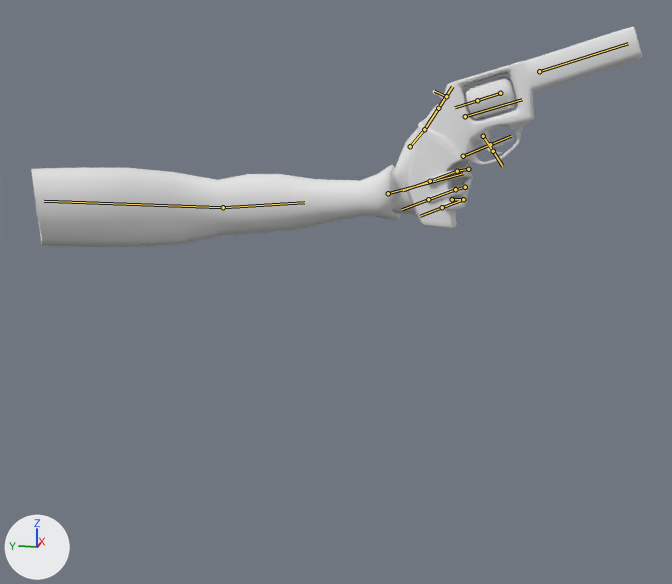
The FBX model MeshSplitExperiments/Assets/Rigs/Revolver/Revolver.fbx: old version first, new version second.
The view is the same before and after, from a 50 mm camera at (-3.03, -1.16, 0.44) aimed at (-0.12, -0.58, -0.29). Every picture has the same lights, and +X, +Y and +Z are marked at lower left. The picture after the commit comes second. Both versions are drawn at frame 34 of the action 'GunArm|RevolverArm_Idle1'; the numbers are the values there. The bones that change, and the others that lie on the model, are drawn over the model as lines.

Names of what the first picture shows: 'GunArmMesh'.
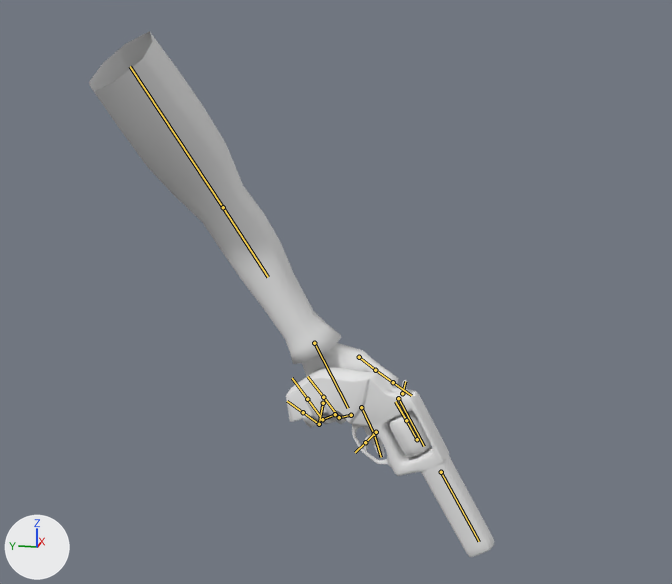
Changed parts and their boxes (x1, y1, x2, y2) in the pictures (672 x 584 px):
'GunArmMesh', posed (34% narrower, 138% taller): before (31, 27, 642, 247); after (89, 31, 494, 557)
bone 'root', root to tip: before (223, 207) to (304, 202); after (223, 207) to (268, 277)
bone 'hand', root to tip: before (388, 193) to (463, 173); after (314, 343) to (348, 408)
bone 'thumb_upper', root to tip: before (424, 129) to (438, 108); after (375, 370) to (393, 382)

What changed in the scene script:
```text
Change bone_root:
    where bone_root = bpy.data.objects['GunArm'].pose.bones['root']
    bone_root.rotation_quaternion: (0.713, -0.005, -0.698, -0.058) -> (0.627, 0.415, -0.606, 0.26)  # degrees (72, -86, -77) -> degrees (111, -77, -53)
Change bone_hand:
    where bone_hand = bpy.data.objects['GunArm'].pose.bones['hand']  # child of 'root'
    bone_hand.rotation_quaternion: (0.989, -0.111, -0.064, 0.075) -> (0.996, 0.007, 0.042, 0.081)  # degrees (-13, -6, 9) -> degrees (1, 5, 9)
Change bone_thumb_upper:
    where bone_thumb_upper = bpy.data.objects['GunArm'].pose.bones['thumb_upper']  # child of 'thumb_lower'
    bone_thumb_upper.rotation_quaternion: (0.994, -0.039, -0.017, -0.104) -> (1.0, -0.009, 0.014, -0.015)  # degrees (-4, -2, -12) -> degrees (-1, 2, -2)
```
